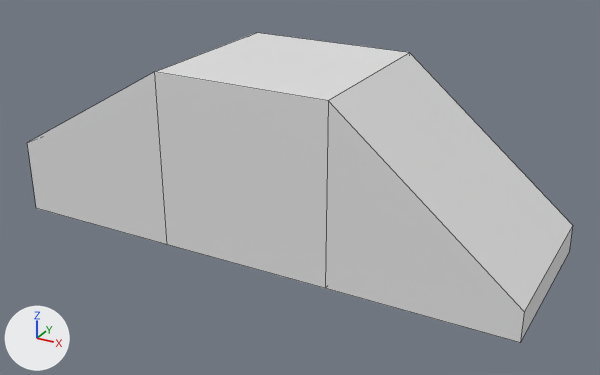
Renders of the Blender file mods/roadtrip_vehicles/models/roadtrip_vehicles_car.blend from each side of a commit.
The view is the same before and after, from a 50 mm lens placed at (43.2, -75.8, 37.0), pointed at (2.0, -0.9, -0.4). Every picture has the same lights, and +X, +Y and +Z are marked at lower left. Mesh edges are drawn as thin lines.

Before the edit, the objects in view are built like this:
```python
me_cube = bpy.data.meshes.new('Cube')
me_cube.from_pydata(...)  # 16 vertices, 14 faces; spans x -1.5..1.5, y -0.5..0.5, z -0.32..0.68
me_cube.materials.append(mat_material)  # white #e7e7e7
ob_cube = bpy.data.objects.new('Cube', me_cube)
ob_cube.location = (0.0, 0.0, 0.0)
ob_cube.scale = (20.0, 20.0, 20.0)
```
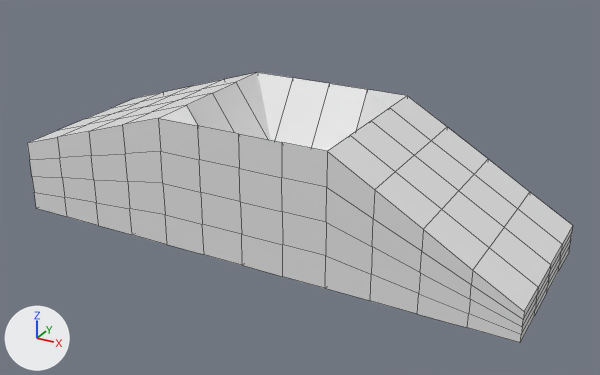
Boxes (x1, y1, x2, y2) around the edits, measured in the pictures (600 x 375 px):
'Cube', reshaped (13% shorter): before (27, 33, 573, 342); after (27, 72, 573, 342)

The change, as a list of edits to the scene's bpy script:
```text
Change me_cube:
    used by ob_cube; location = (0.0, 0.0, 0.0); scale = (20.0, 20.0, 20.0)
    remove me_cube.from_pydata(...)  # 16 vertices, 14 faces; spans x -1.5..1.5, y -0.5..0.5, z -0.32..0.68
    add me_cube.from_pydata(...)  # 226 vertices, 224 faces; spans x -1.5..1.5, y -0.5..0.5, z -0.32..0.43
    me_cube part 1: 4 vertices removed from x -0.5..0.5, y -0.5..0.5, z 0.68; 214 vertices added at x -1.5..1.5, y -0.5..0.5, z -0.32..0.43
```
